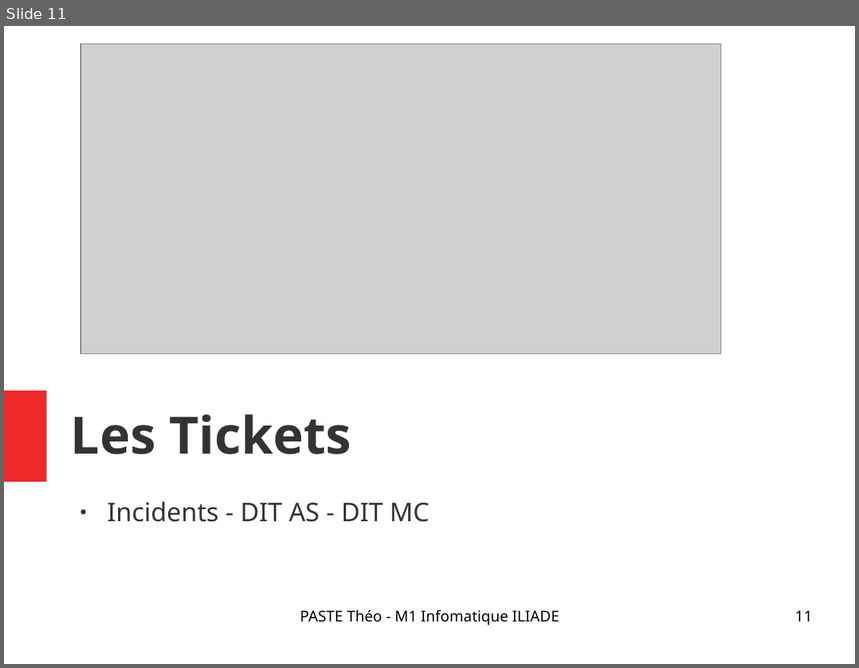
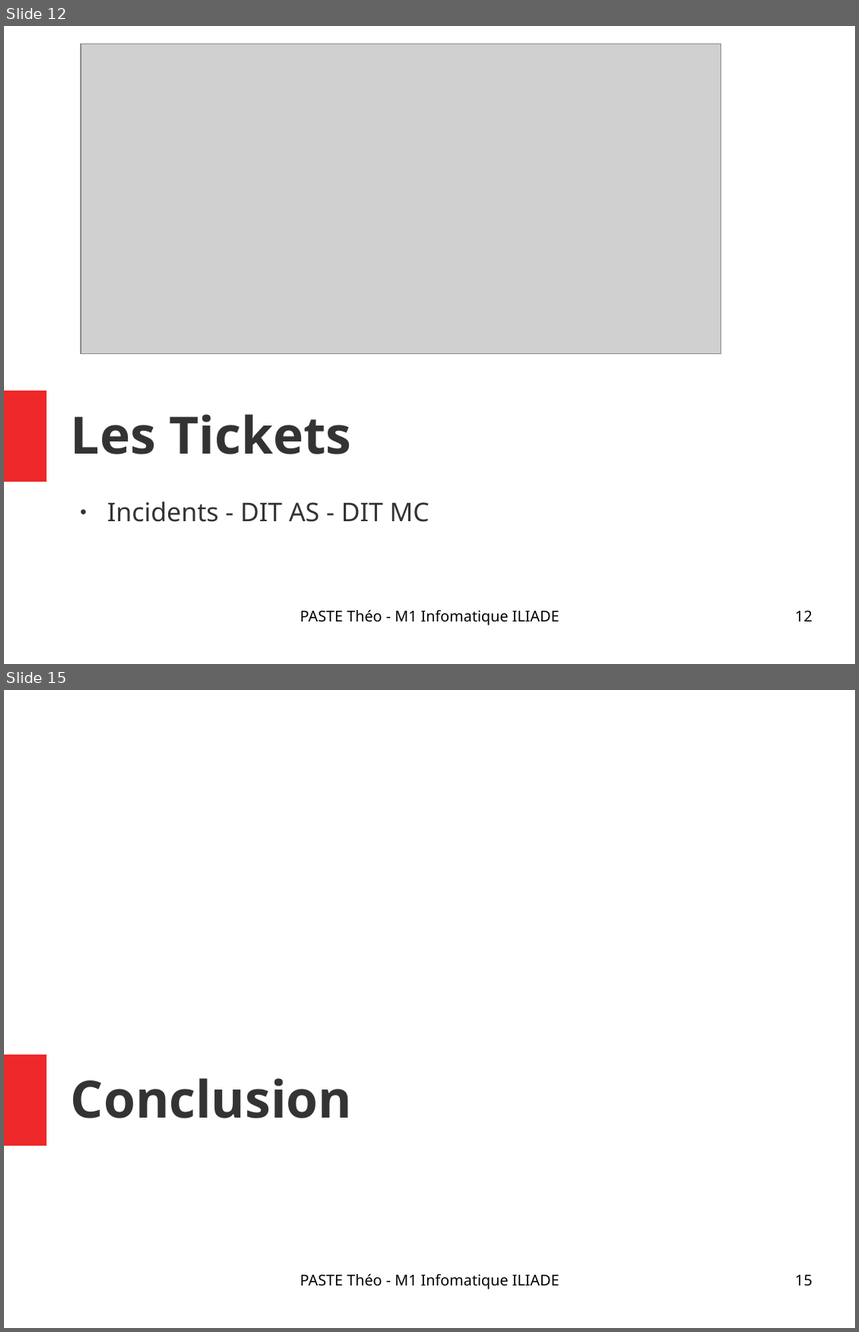
Before and after one commit to Narrateur/Rapport_de_Stage_M1, a slide deck: .gitbook/assets/Presentation_PASTE_Theo.odp. Shown one above the other, each under a label of ours: slide 11 before the commit, slides 12 and 15 after it; the slides between them are not shown. The pictures are 859x668 and 859x1332 pixels, drawn with LibreOffice and Linux fonts; fonts in the diff are those of the drawing; grey boxes stand for pictures. Boxes give left, top, right and bottom in pixels: in the first picture for what was removed or moved away, otherwise in the second. Text is boxed around its words. In the diff, an @@ line names an element or a change of style, - is before the commit and + after.

```diff
--- a/.gitbook/assets/Presentation_PASTE_Theo.odp
+++ b/.gitbook/assets/Presentation_PASTE_Theo.odp
@@ slide 15 added at [4, 690, 855, 1328], background #FFFFFF; not listed: 1 template element that a slide beside it also shows @@
@@ title added at [71, 1078, 352, 1119], 48 pt, text #333333, bold @@
+Conclusion
@@ text added at [300, 1274, 560, 1290], 14 pt, text #000000 @@
+PASTE Théo - M1 Infomatique ILIADE
@@ page number added at [795, 1275, 813, 1287], 14 pt, text #000000 @@
+15
@@ what was slide 11 is now slide 12 @@
@@ page number at [795, 610, 813, 622]: text changed @@
-11
+12
```
Also in this commit, not shown: 1 slide changed, 3 other slides added, 4 other files.
